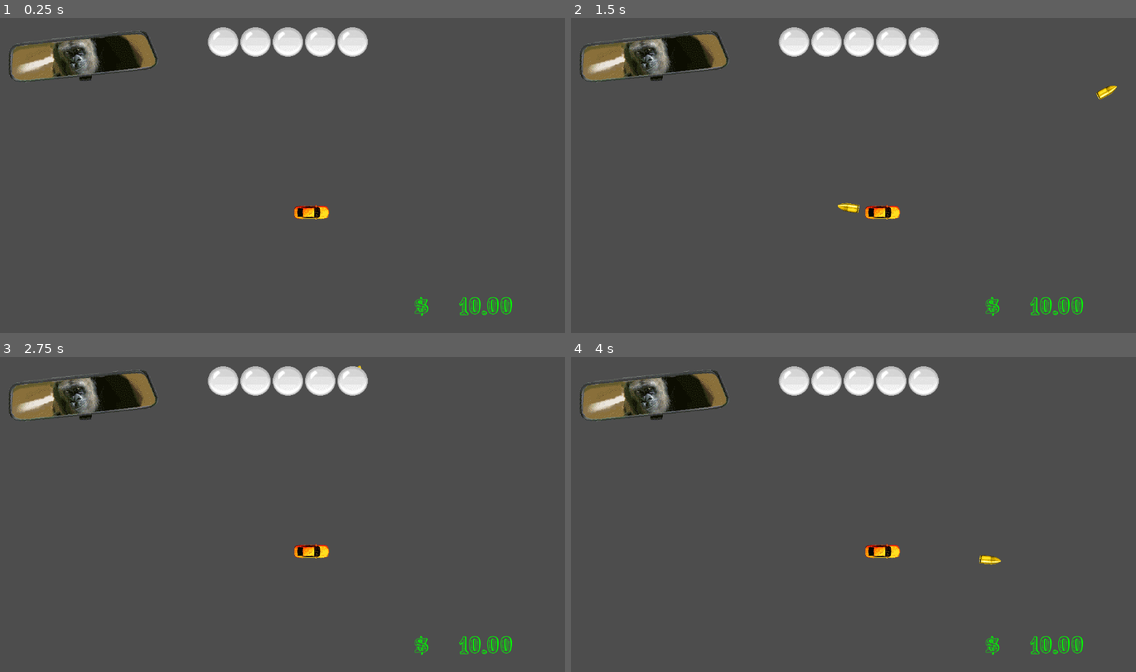
Above: before the commit, frames 1-4 (two rows, left to right).
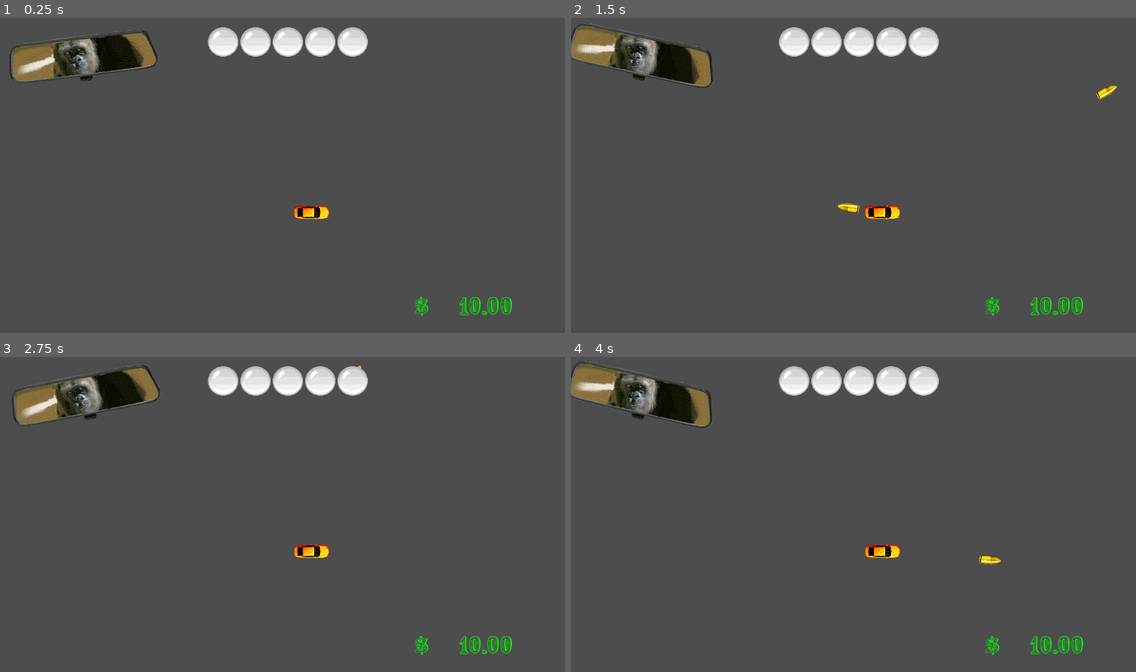
Above: after the commit, the same moments.

Repository: TacoDeTrompo/monkey
Game: Godot game, scene res://World.tscn
Same seed, same stepped clock (60 frames per second), same inputs: the game is played once before the commit and once after it. Sound files missing from this copy of the repository are replaced by a short silence.
Inputs (mouse positions are in pixels of both pictures, inside the frame that each line leads up to):
- Up to frame 1 (0.25 s): no input
- Up to frame 2 (1.5 s): tap Enter (ui_accept) at 0.5, 0.77 s; move the mouse to (977, 159) at 0.52 s; hold D (right) from 0.53 s (still down); click (977, 159) at 0.6 s; move the mouse to (740, 191) at 1.27 s; click (740, 191) at 1.35 s
- Up to frame 3 (2.75 s): tap Enter (ui_accept) at 1.52 s; move the mouse to (339, 445) at 2.02 s; release D (right) at 2.03 s; hold A (left) from 2.03 s (still down); click (339, 445) at 2.1 s
- Up to frame 4 (4 s): move the mouse to (825, 577) at 2.77 s; release A (left) at 2.78 s; hold D (right) from 2.78 s (still down); click (825, 577) at 2.85 s; tap Enter (ui_accept) at 3.02, 3.77 s; move the mouse to (1023, 561) at 3.52 s; click (1023, 561) at 3.6 s

The runs differ from the first frame. In frame 1, 0.7% of the frame differs, in the area x 1-29%, y 3-21%; in frame 2, 3.3%; in frame 3, 1.9%; in frame 4, 3.4%, in the area x 0-28%, y 1-23%.

Commit message:
mirror velocity and animations wip

Diff:
--- a/Scripts/UIManagment.gd
+++ b/Scripts/UIManagment.gd
@@ -6,6 +6,10 @@
 @export var money_label: Label
 @export var player: PlayerBody2D
 
+@export var monkey_mirror: AnimatedSprite2D
+@export var mirror_holder: Node2D
+
+var mirror_tilt = 0
 
 # Called when the node enters the scene tree for the first time.
 func _ready() -> void:
@@ -32,10 +36,49 @@
 	bubbles[3].visible = player.oxygen>60
 	bubbles[4].visible = player.oxygen>80
 
-	# testing variables
+	#testing variables
 	#player.oxygen -= delta*2
 	#
 	#if Input.is_action_just_pressed("right"):
 		#player.bananas += 1
 
+	handing_mirror(delta)
+
 	pass
+
+func handing_mirror(delta):
+	#animation
+	var return_to_standard = true
+	if(player.money > 10000):
+		return_to_standard = false
+		if(monkey_mirror.animation!="money"):
+			monkey_mirror.set_animation("money")
+	# TODO: get the police count based on children in a node
+	if(false):
+		return_to_standard = false
+		if(monkey_mirror.animation!="chase"):
+			monkey_mirror.set_animation("chase")
+
+	if(return_to_standard && monkey_mirror.animation!="standard"): monkey_mirror.set_animation("standard")
+
+	#tilt
+	var turn = 0
+	if Input.is_action_pressed("right"):
+		turn +=1
+	if Input.is_action_pressed("left"):
+		turn -=1
+
+	# Add direction
+	mirror_tilt += turn*delta*30
+	# Make the mirror return to 0
+	mirror_tilt -= sign(mirror_tilt) * delta * 10
+
+
+	if(mirror_tilt >= 20): mirror_tilt = 20
+	if(mirror_tilt <= -20): mirror_tilt = -20
+
+	# Add noice
+	mirror_tilt += randf_range(-0.5, 0.5) * delta * (80 * player.velocity.length()/1200)
+	mirror_holder.rotation_degrees = mirror_tilt
+
+	pass
--- a/World.tscn
+++ b/World.tscn
@@ -83,12 +83,14 @@
 [node name="World" type="Node2D"]
 position = Vector2(2823, 581)
 
-[node name="UI" type="CanvasLayer" parent="." node_paths=PackedStringArray("bananas", "bubbles", "money_label", "player")]
+[node name="UI" type="CanvasLayer" parent="." node_paths=PackedStringArray("bananas", "bubbles", "money_label", "player", "monkey_mirror", "mirror_holder")]
 script = ExtResource("1_kkuqg")
 bananas = [NodePath("InGame Interface/BananaCounter/Banana"), NodePath("InGame Interface/BananaCounter/Banana2"), NodePath("InGame Interface/BananaCounter/Banana3"), NodePath("InGame Interface/BananaCounter/Banana4"), NodePath("InGame Interface/BananaCounter/Banana5")]
 bubbles = [NodePath("InGame Interface/AirCounter/Bubble"), NodePath("InGame Interface/AirCounter/Bubble2"), NodePath("InGame Interface/AirCounter/Bubble3"), NodePath("InGame Interface/AirCounter/Bubble4"), NodePath("InGame Interface/AirCounter/Bubble5")]
 money_label = NodePath("InGame Interface/Label")
 player = NodePath("../Player")
+monkey_mirror = NodePath("MirrorHolder/MonkeyMirror")
+mirror_holder = NodePath("MirrorHolder")
 
 [node name="Path2D" type="Path2D" parent="UI"]
 position = Vector2(620, 319)
@@ -212,13 +214,12 @@
 
 [node name="MirrorHolder" type="Node2D" parent="UI"]
 position = Vector2(163, 8)
-rotation = 0.0152145
 
 [node name="MonkeyMirror" type="AnimatedSprite2D" parent="UI/MirrorHolder"]
 position = Vector2(6.99998, 75)
 rotation = -0.120428
 sprite_frames = SubResource("SpriteFrames_px6q0")
-animation = &"standard"
+animation = &"chase"
 
 [node name="StateMachine" parent="." node_paths=PackedStringArray("initial_state") instance=ExtResource("1_an03c")]
 initial_state = NodePath("Drive")
